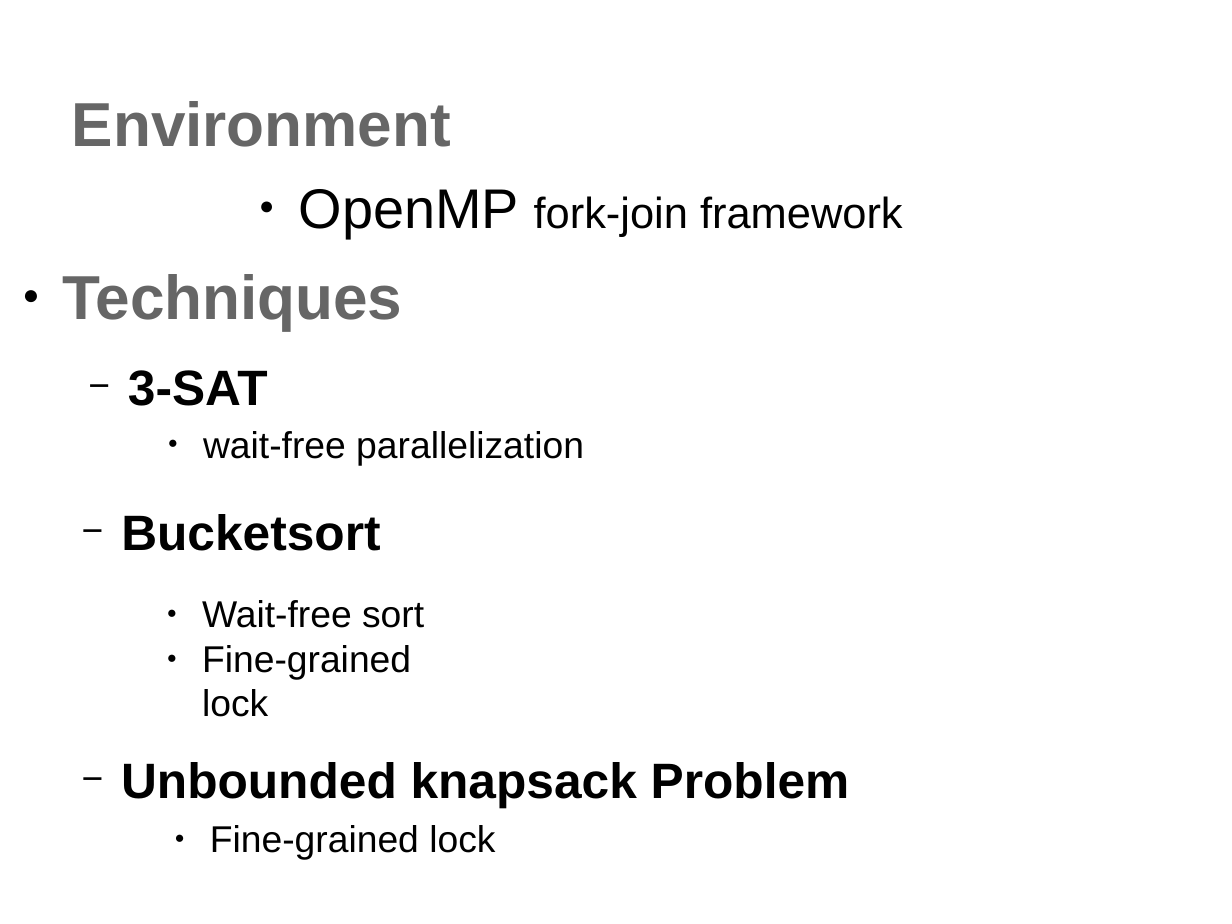
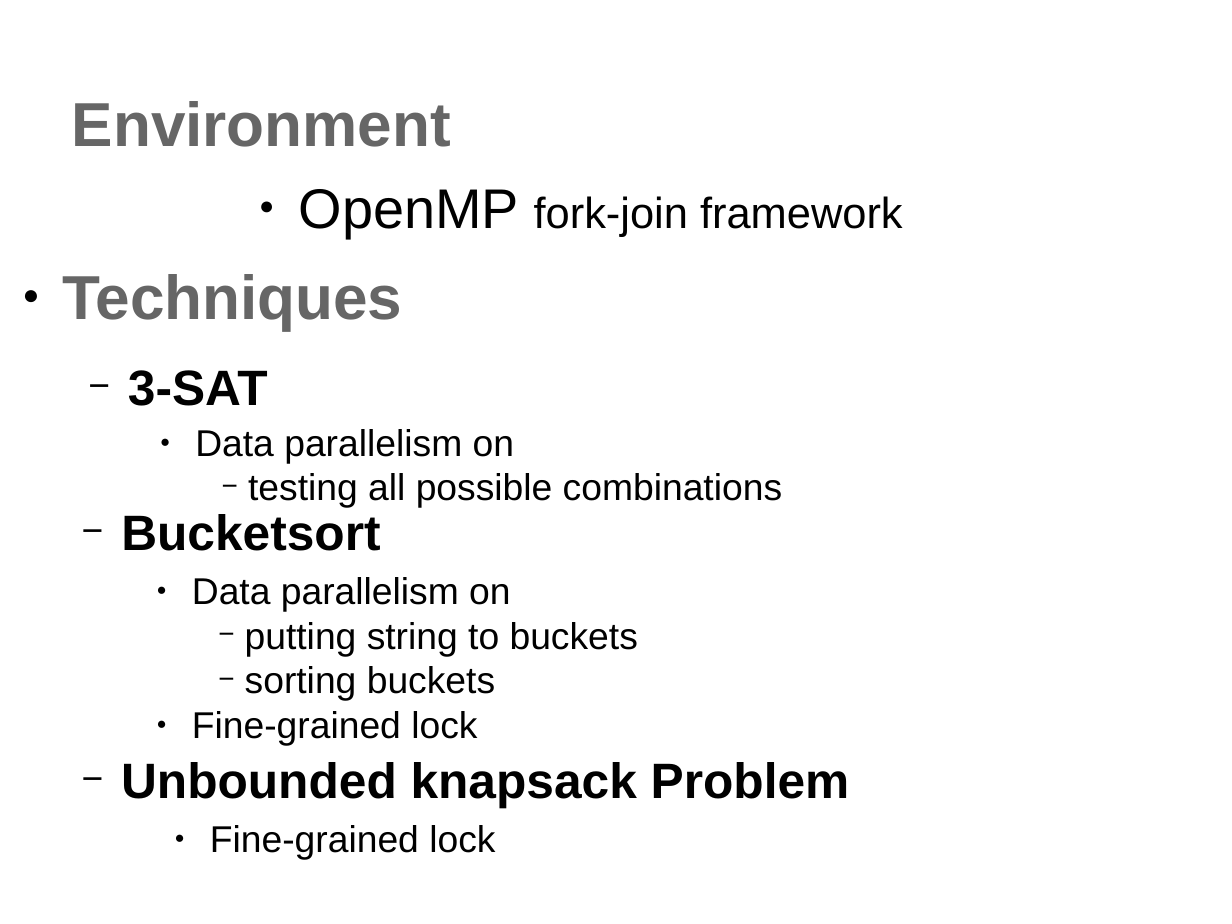
Before and after one commit to ViEiraCaRdOsO/L-FCDS_2015, a slide deck: slide 2 of measurement/final_representation.odp. Drawn at 1232x924 pixels with LibreOffice and Linux fonts; fonts in the diff are those of the drawing. Boxes give left, top, right and bottom in pixels: in the first picture for what was removed or moved away, otherwise in the second. Text is boxed around its words. In the diff, an @@ line names an element or a change of style, - is before the commit and + after.

Commit message:
Update slides

```diff
--- a/measurement/final_representation.odp
+++ b/measurement/final_representation.odp
@@ text added at bbox=[195, 429, 782, 508], 24 pt, text #000000 @@
+    ● Data parallelism on
+      − testing all possible combinations
@@ text removed at bbox=[203, 431, 584, 465] @@
-    ● wait-free parallelization
@@ text added at bbox=[192, 577, 638, 746], 24 pt, text #000000 @@
+    ● Data parallelism on
+      − putting string to buckets
+      − sorting buckets
+    ● Fine-grained lock
@@ text removed at bbox=[202, 600, 424, 717] @@
-    ● Wait-free sort
-    ● Fine-grained lock
```
Also in this commit, not shown: 1 other file.
